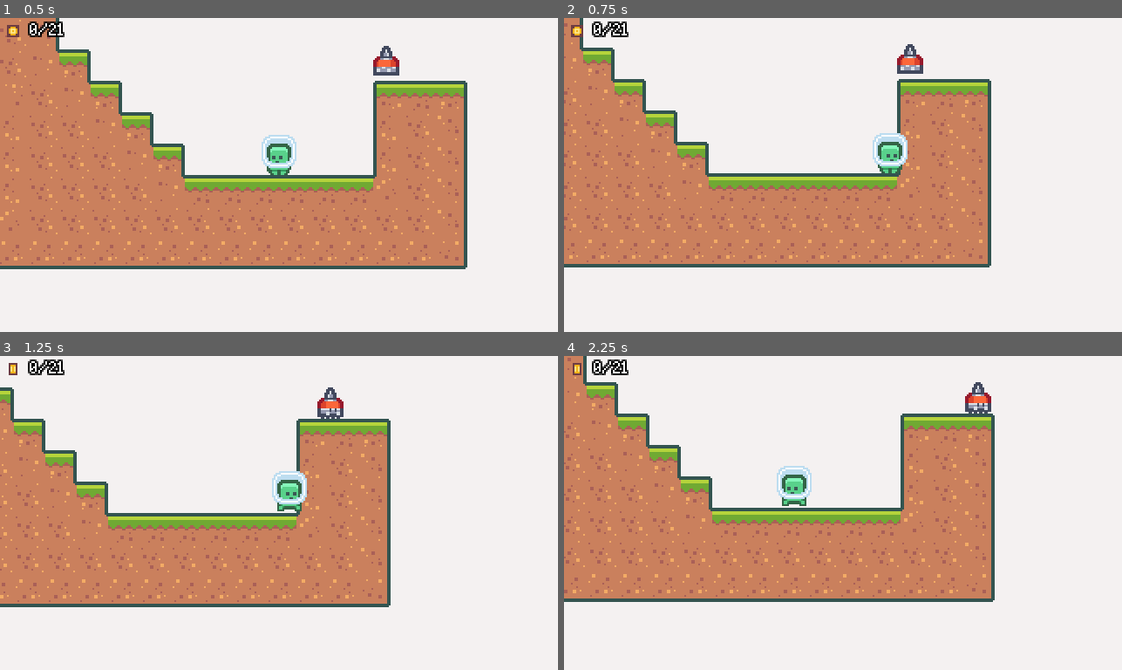
Above: before the commit, frames 1-4 (two rows, left to right).
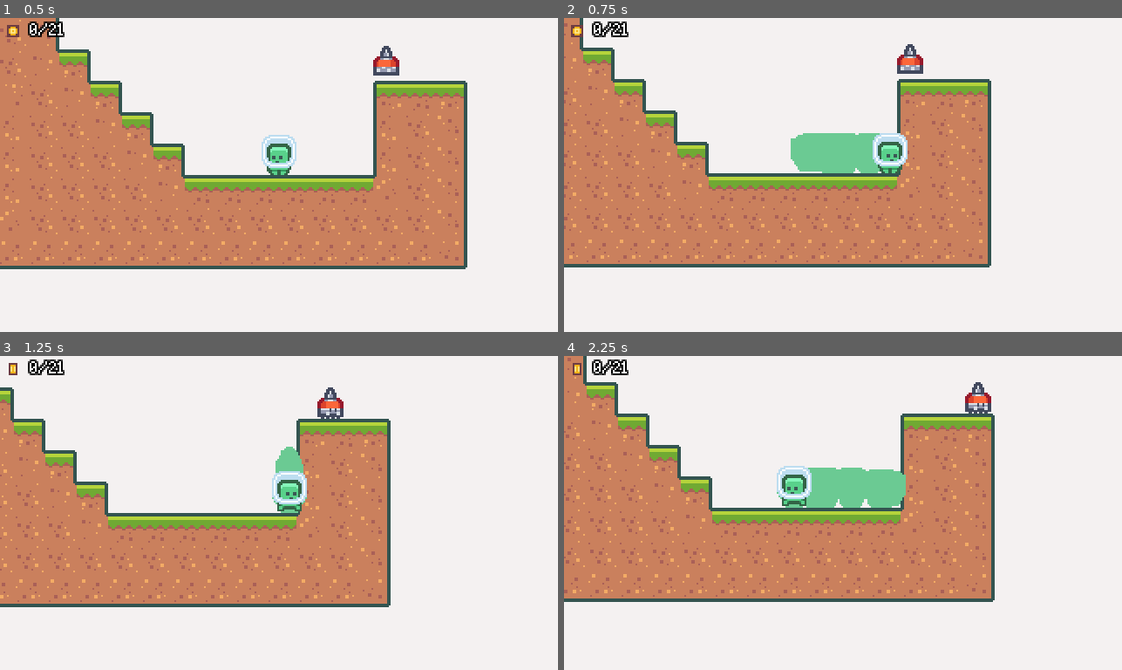
Above: after the commit, the same moments.

Repository: edivancamargo/2DPlatformerUdemy
Game: Godot game, scene res://src/scenes/Main.tscn
Same seed, same stepped clock (60 frames per second), same inputs: the game is played once before the commit and once after it.
Inputs:
- Up to frame 1 (0.5 s): no input
- Up to frame 2 (0.75 s): hold Right (move_right) from 0.53 s (still down); tap R (dash) at 0.6 s
- Up to frame 3 (1.25 s): keep holding Right (move_right); tap Space (jump) at 0.77 s
- Up to frame 4 (2.25 s): tap R (dash) at 1.35, 2.1 s; tap Space (jump) at 1.52 s; release Right (move_right) at 2.03 s; hold Left (move_left) from 2.03 s (still down)

Frame 1 is identical in both runs. In frame 2, 1.8% of the frame differs, in the area x 40-57%, y 36-50%; in frame 3, 0.3%; in frame 4, 2.1%, in the area x 38-62%, y 35-49%.

Commit message:
WIP - Player dash animation trail

Diff:
--- a/src/scenes/Player/Player.tscn
+++ b/src/scenes/Player/Player.tscn
@@ -1,8 +1,35 @@
-[gd_scene load_steps=9 format=2]
+[gd_scene load_steps=14 format=2]
 
 [ext_resource path="res://src/scenes/Player/Player.gd" type="Script" id=1]
 [ext_resource path="res://assets/player/character_0000.png" type="Texture" id=2]
 [ext_resource path="res://assets/player/character_0001.png" type="Texture" id=3]
+
+[sub_resource type="Shader" id=8]
+code = "shader_type canvas_item;
+
+uniform vec4 baseColor : hint_color;
+
+void fragment() {
+	vec4 textColor = texture(TEXTURE, UV);
+	COLOR.rgba = vec4(baseColor.r, baseColor.g, baseColor.b, textColor.a);
+}"
+
+[sub_resource type="ShaderMaterial" id=7]
+shader = SubResource( 8 )
+shader_param/baseColor = Color( 0.423529, 0.796078, 0.580392, 1 )
+
+[sub_resource type="Curve" id=9]
+_data = [ Vector2( 0, 1 ), 0.0, 0.0, 0, 0, Vector2( 0.242, 1 ), 0.0, 0.0, 0, 0, Vector2( 1, 0 ), 0.0, 0.0, 0, 0 ]
+
+[sub_resource type="CurveTexture" id=10]
+curve = SubResource( 9 )
+
+[sub_resource type="ParticlesMaterial" id=6]
+flag_disable_z = true
+gravity = Vector3( 0, 0, 0 )
+orbit_velocity = 0.0
+orbit_velocity_random = 0.0
+scale_curve = SubResource( 10 )
 
 [sub_resource type="SpriteFrames" id=2]
 animations = [ {
@@ -41,6 +68,16 @@
 wait_time = 0.15
 one_shot = true
 
+[node name="DashParticles" type="Particles2D" parent="."]
+show_behind_parent = true
+material = SubResource( 7 )
+position = Vector2( 0, -12 )
+amount = 15
+lifetime = 0.4
+local_coords = false
+process_material = SubResource( 6 )
+texture = ExtResource( 2 )
+
 [node name="AnimatedSprite" type="AnimatedSprite" parent="."]
 frames = SubResource( 2 )
 animation = "Idle"
